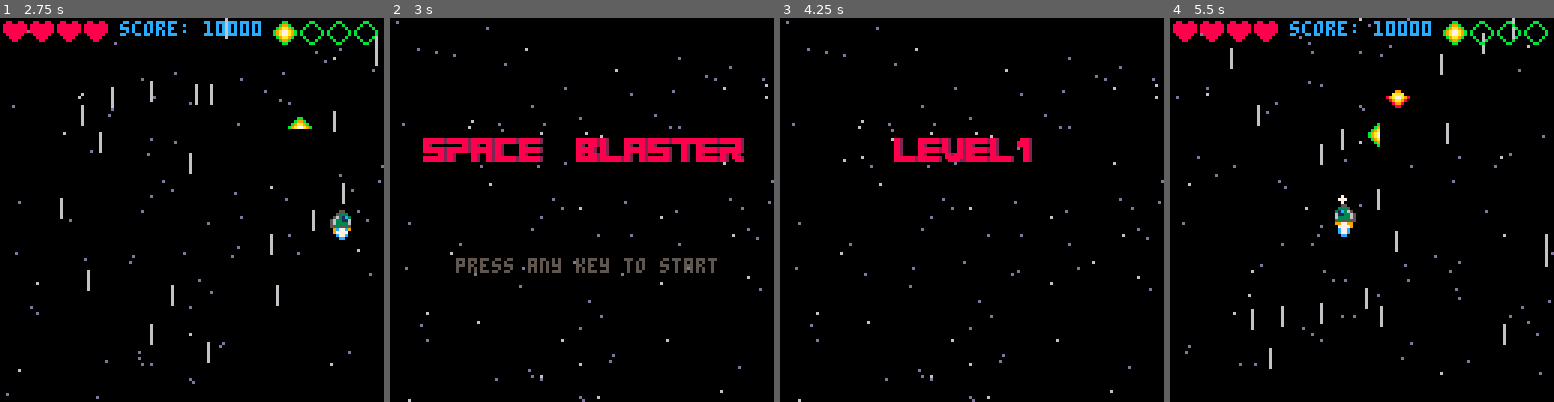
Above: before the commit, frames 1-4 (left to right).
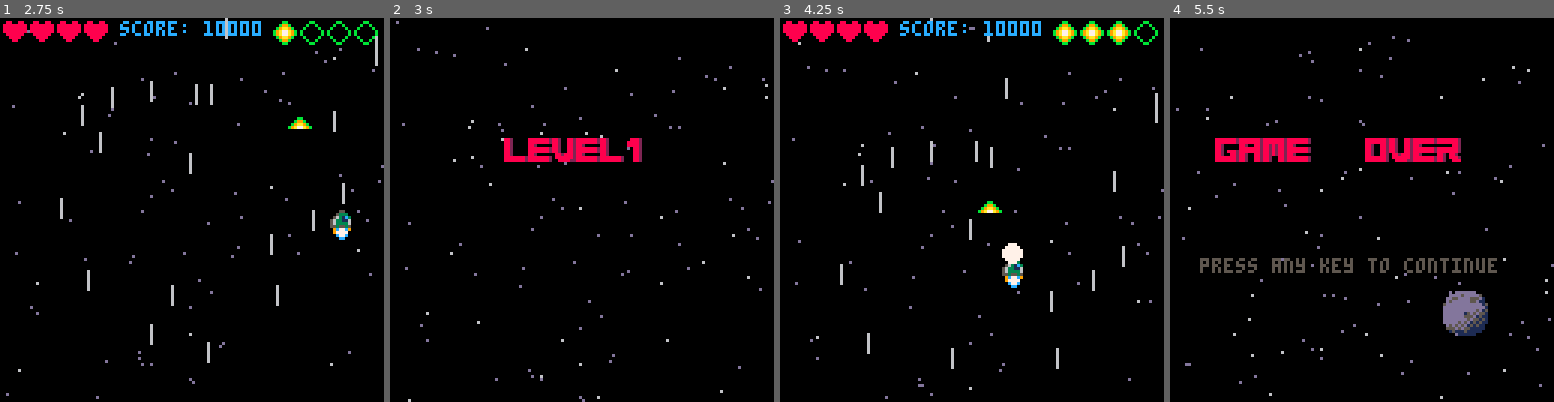
Above: after the commit, the same moments.

Repository: simonanger/pico8_shmup
Game: PICO-8 cartridge shmup.p8
Two runs of this game, one before a commit and one after it. Both use one fixed random seed, a clock stepped at 60 frames per second and the inputs below.
Inputs:
- Up to frame 1 (2.75 s): tap X (X key) at 0.33, 1.07, 1.85 s; tap O (Z key) at 0.7, 1.7, 2.1, 2.5 s; hold Right 1.6-2.1 s; hold Up 2.15-2.42 s; hold Right from 2.47 s (still down)
- Up to frame 2 (3 s): keep holding Right; tap O (Z key) at 2.9 s; tap X (X key) at 2.97 s
- Up to frame 3 (4.25 s): release Right at 3.03 s; hold Left 3.08-3.58 s; tap O (Z key) at 3.3, 3.7, 4.1 s; hold Down 3.63-3.97 s; hold Right from 4.02 s (still down); tap X (X key) at 4.08 s
- Up to frame 4 (5.5 s): tap O (Z key) at 4.5, 4.9, 5.3 s; release Right at 4.68 s; hold Up 4.73-5.03 s; hold Left from 5.08 s (still down); tap X (X key) at 5.2 s

Frame 1 is identical in both runs. In frame 2, 4.5% of the frame differs, in the area x 8-93%, y 31-67%; in frame 3, 6.3%; in frame 4, 9.7%, in the area x 0-100%, y 0-100%.

Commit message:
amended game over screen to start at level when you click continue

Diff:
--- a/shmup.p8
+++ b/shmup.p8
@@ -236,7 +236,7 @@
 
 function update_over()
  if btnp(4) or btnp(5) then
-  mode="start"
+  mode="level"
  end
 end
 -->8
